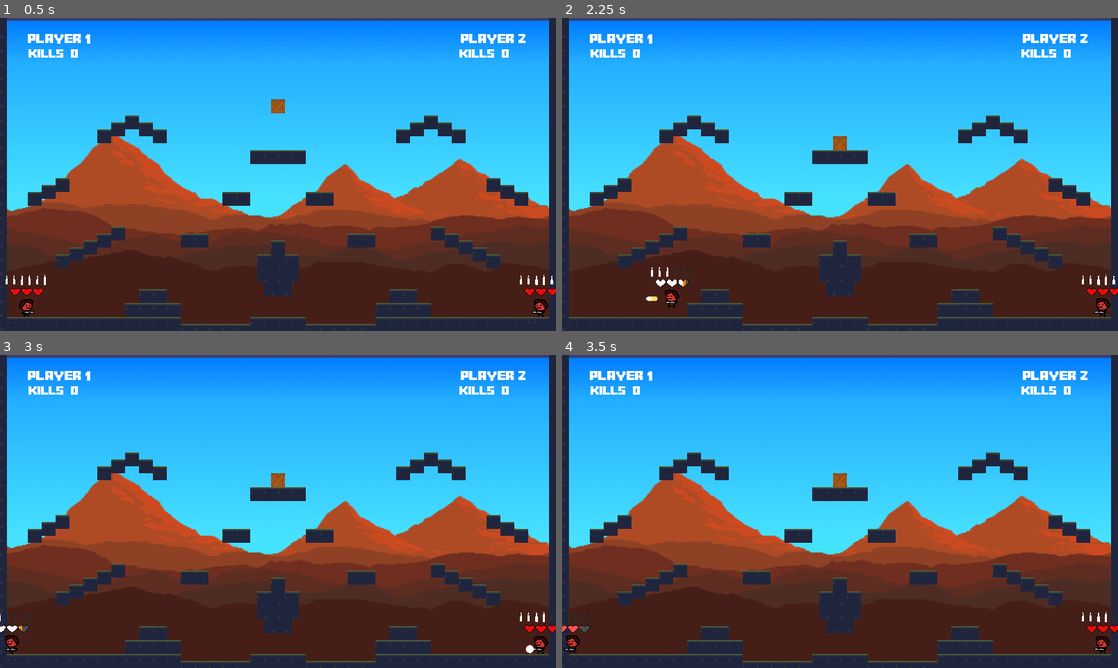
Above: before the commit, frames 1-4 (two rows, left to right).
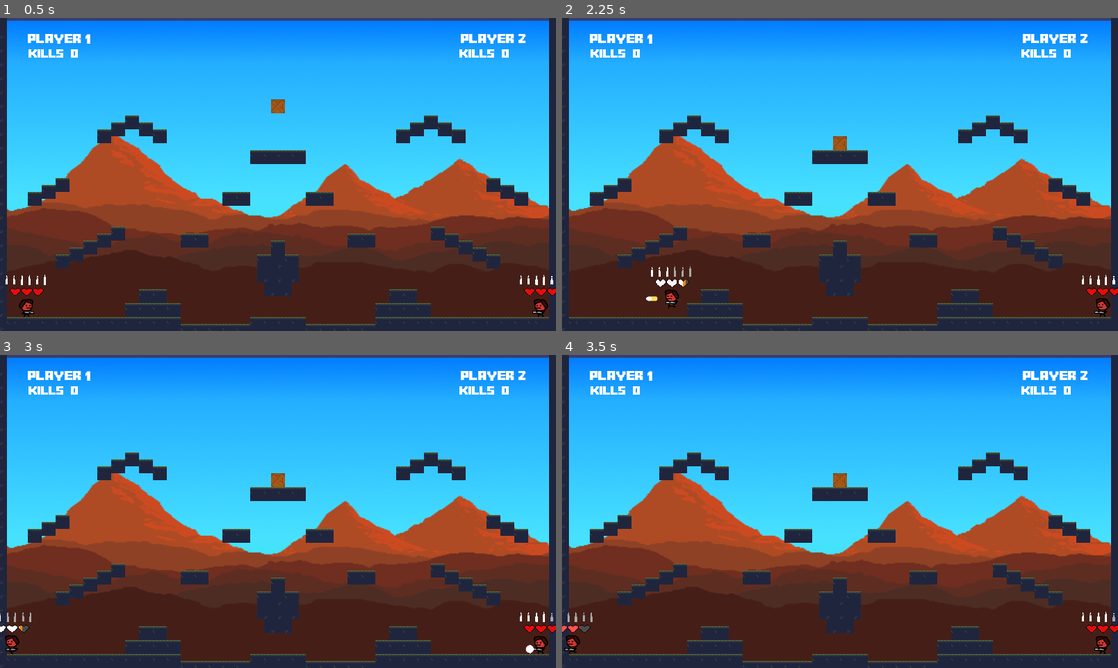
Above: after the commit, the same moments.

Repository: Toefge/InteraktiveSysteme
Game: Godot game, scene res://Demo/DemoGame.tscn
Two runs of this game, one before a commit and one after it. Both use one fixed random seed, a clock stepped at 60 frames per second and the inputs below. This scene is started directly instead of the project's main scene.
Inputs (mouse positions are in pixels of both pictures, inside the frame that each line leads up to):
- Up to frame 1 (0.5 s): no input
- Up to frame 2 (2.25 s): move the mouse to (812, 237) at 0.52 s; hold D (right) 0.53-2.03 s; tap Space (fire) at 0.6, 1.35, 2.1 s; tap W (up) at 0.77, 1.52 s; move the mouse to (1006, 221) at 1.27 s; tap Enter at 2 s; move the mouse to (673, 127) at 2.02 s; hold A (left) from 2.03 s (still down)
- Up to frame 3 (3 s): keep holding A (left); move the mouse to (305, 511) at 2.77 s; tap Space (fire) at 2.85 s
- Up to frame 4 (3.5 s): keep holding A (left); tap W (up) at 3.02 s

Frame 1 is identical in both runs. In frame 2, less than 0.1% of the frame differs, in the area x 20-24%, y 79-83%; in frame 3, less than 0.1%; in frame 4, less than 0.1%, in the area x 1-100%, y 82-86%.

Commit message:
Ammo Farbe gefixt

Diff:
--- a/Ammo/AmmoScript.gd
+++ b/Ammo/AmmoScript.gd
@@ -23,10 +23,11 @@
 
 func _assign_color(bullets):
 	if bullets.value <= 0:
-		ammotween.interpolate_property(bullets, "tint_under", first_color, pulse_color, 1, Tween.TRANS_SINE, Tween.EASE_IN_OUT)
+		ammotween.interpolate_property(bullets, "tint_under", first_color, pulse_color, 0.9, Tween.TRANS_SINE, Tween.EASE_IN_OUT)
 		ammotween.start()
 	if bullets.value > 0:
 		ammotween.interpolate_property(bullets, "tint_progress", white_color, white_color, 1, Tween.TRANS_SINE, Tween.EASE_IN_OUT)
+		ammotween.interpolate_property(bullets, "tint_under", first_color, first_color, 1, Tween.TRANS_SINE, Tween.EASE_IN_OUT)
 		ammotween.start()
 
 
--- a/Menu/Menu.tscn
+++ b/Menu/Menu.tscn
@@ -132,7 +132,6 @@
 focus_neighbour_bottom = NodePath("../ButtonStart")
 custom_fonts/font = SubResource( 8 )
 text = "Exit"
-
 [connection signal="pressed" from="ButtonStart" to="." method="_on_ButtonStart_pressed"]
 [connection signal="pressed" from="ButtonOption" to="." method="_on_ButtonOption_pressed"]
 [connection signal="pressed" from="ButtonDemo" to="." method="_on_ButtonDemo_pressed"]
